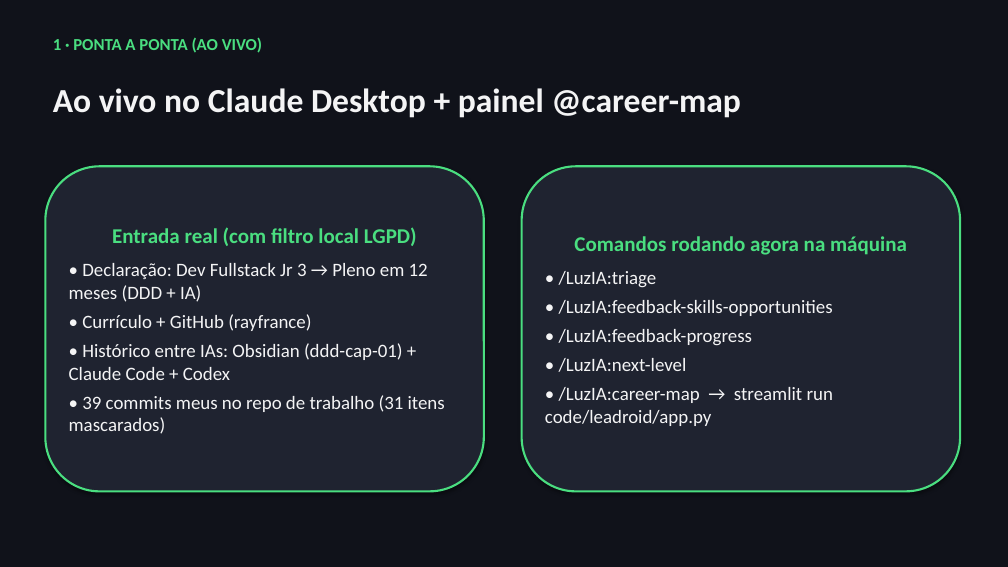
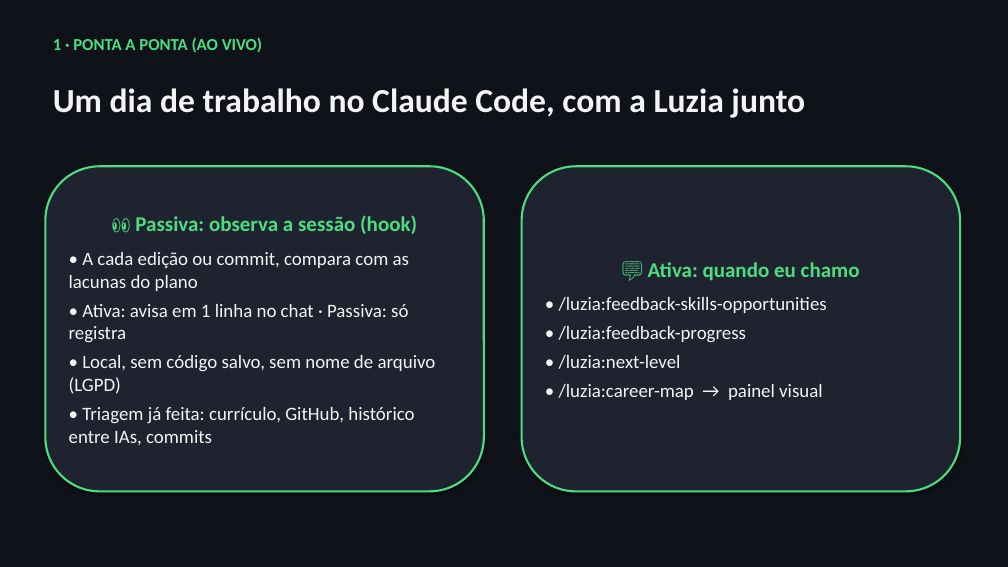
Before and after one commit to rayfrance/ai4good, a slide deck: slide 2 of outputs/sem2_demonstracao.pptx. Drawn at 1008x567 pixels with LibreOffice and Linux fonts; fonts in the diff are those of the drawing. Boxes give left, top, right and bottom in pixels: in the first picture for what was removed or moved away, otherwise in the second. Text is boxed around its words. In the diff, an @@ line names an element or a change of style, - is before the commit and + after.

```diff
--- a/outputs/sem2_demonstracao.pptx
+++ b/outputs/sem2_demonstracao.pptx
@@ text at box(53, 88, 805, 118): text changed @@
-Ao vivo no Claude Desktop + painel @career-map
+Um dia de trabalho no Claude Code, com a Luzia junto
@@ text in rounded rectangle at box(69, 215, 436, 445): text changed @@
-Entrada real (com filtro local LGPD)
-• Declaração: Dev Fullstack Jr 3 → Pleno em 12 meses (DDD + IA)
-• Currículo + GitHub (rayfrance)
-• Histórico entre IAs: Obsidian (ddd-cap-01) + Claude Code + Codex
-• 39 commits meus no repo de trabalho (31 itens mascarados)
+👀 Passiva: observa a sessão (hook)
+• A cada edição ou commit, compara com as lacunas do plano
+• Ativa: avisa em 1 linha no chat · Passiva: só registra
+• Local, sem código salvo, sem nome de arquivo (LGPD)
+• Triagem já feita: currículo, GitHub, histórico entre IAs, commits
@@ text in rounded rectangle at box(559, 262, 860, 400): text changed @@
-Comandos rodando agora na máquina
-• /LuzIA:triage
-• /LuzIA:feedback-skills-opportunities
-• /LuzIA:feedback-progress
-• /LuzIA:next-level
-• /LuzIA:career-map → streamlit run code/leadroid/app.py
+💬 Ativa: quando eu chamo
+• /luzia:feedback-skills-opportunities
+• /luzia:feedback-progress
+• /luzia:next-level
+• /luzia:career-map → painel visual
```
Also in this commit, not shown: 4 other slides changed, 10 other files.
